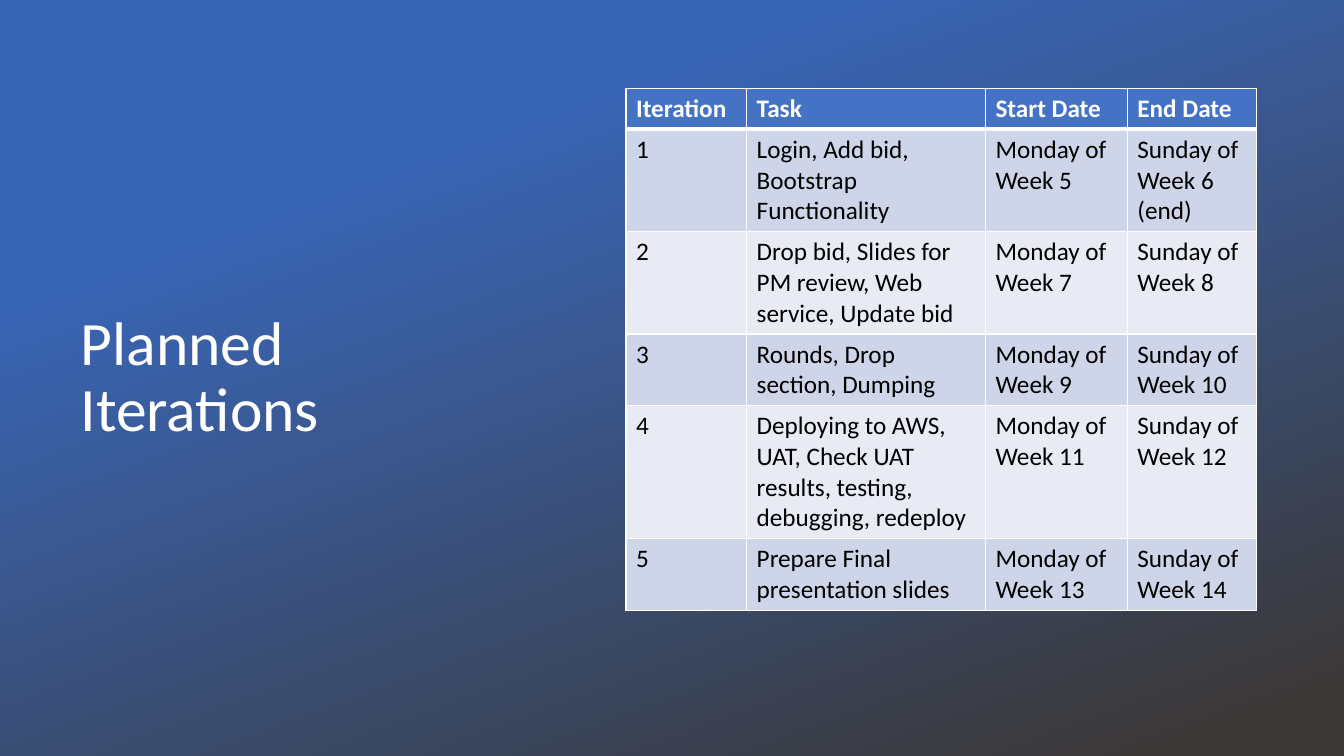
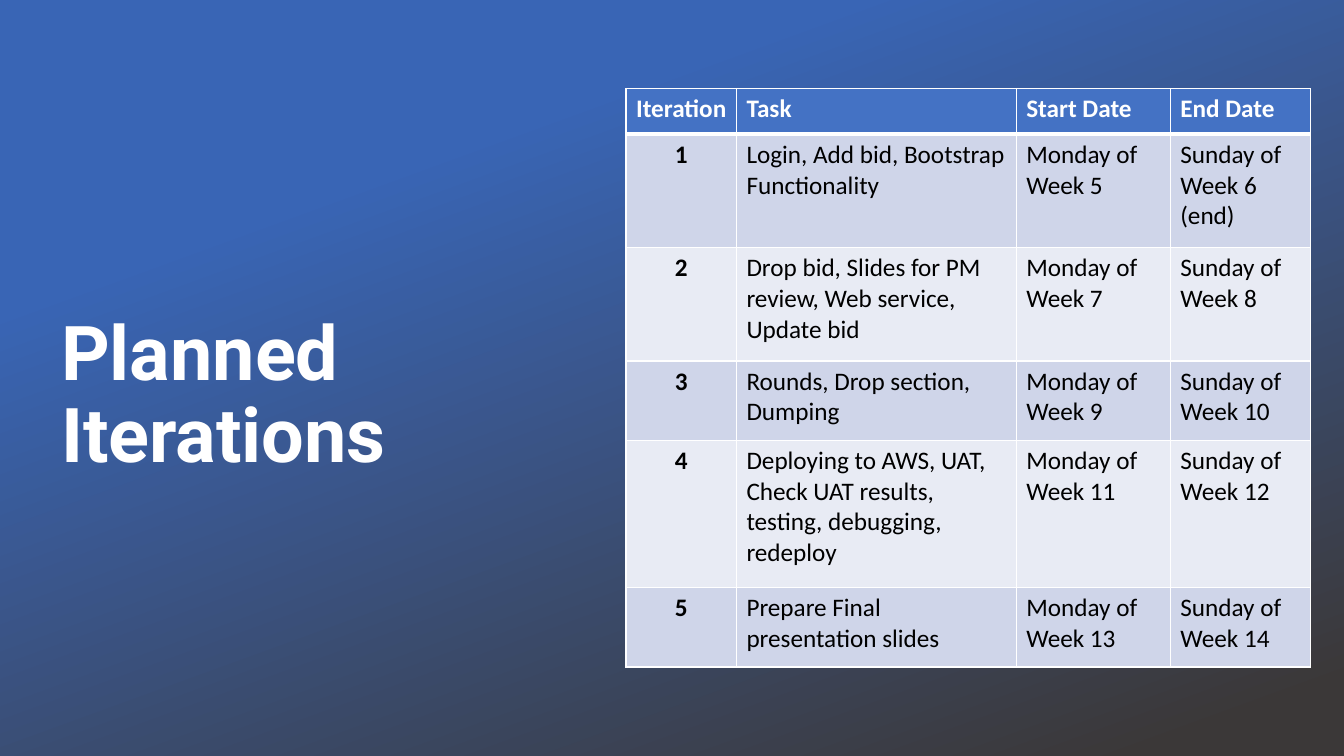
Before and after one commit to xbloh/Online-Course-Bidding-System-, a slide deck: slide 4 of presentations/PM Review - Week 7.pptx. Drawn at 1344x756 pixels with LibreOffice and Linux fonts; fonts in the diff are those of the drawing; background and template pictures are left out; a plain dark background stands for a picture behind light text. Boxes give left, top, right and bottom in pixels: in the first picture for what was removed or moved away, otherwise in the second. Text is boxed around its words. In the diff, an @@ line names an element or a change of style, - is before the commit and + after.

```diff
--- a/presentations/PM Review - Week 7.pptx
+++ b/presentations/PM Review - Week 7.pptx
@@ table at (626, 89, 1312, 667) @@
@@ bold on in "1", "2", "3", "4" and 1 more places @@
@@ alignment left to centre @@
@@ table: place and size @@
-table at (626, 89, 1257, 606)
+table at (626, 89, 1312, 667)
@@ title "Planned Iterations": place and size @@
-title "Planned Iterations" at (81, 322, 319, 432)
+title "Planned Iterations" at (61, 323, 386, 463)
@@ title "Planned Iterations" at (61, 323, 386, 463): size 44 to 54 pt, font Calibri to Roboto, bold on @@
```
Also in this commit, not shown: 11 other slides changed, 4 slides added.
